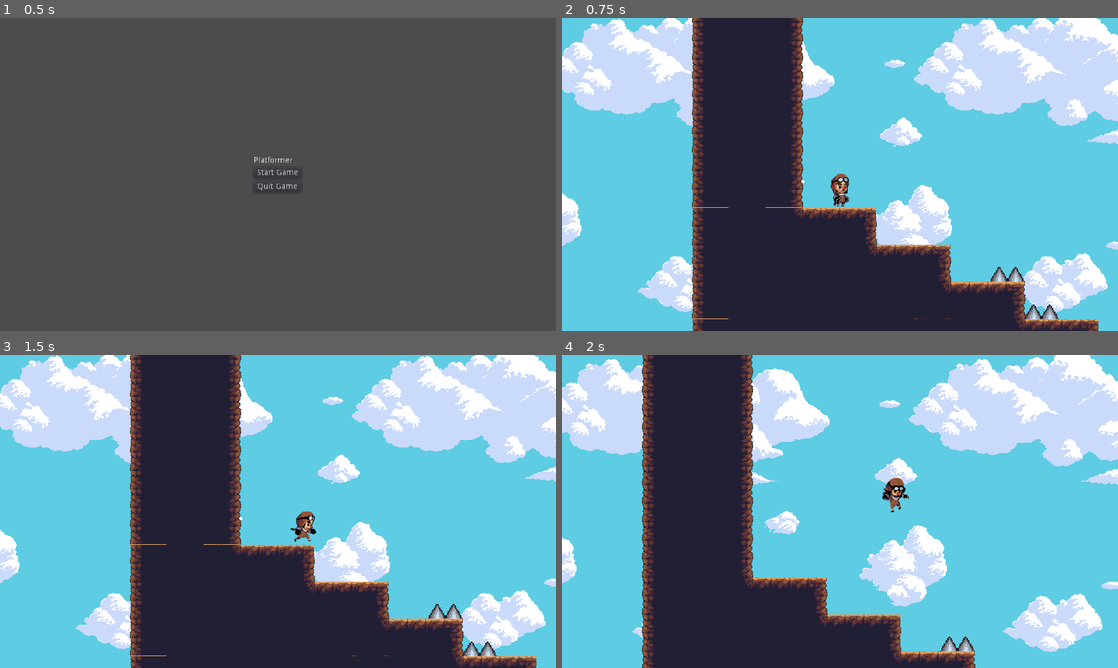
Above: before the commit, frames 1-4 (two rows, left to right).
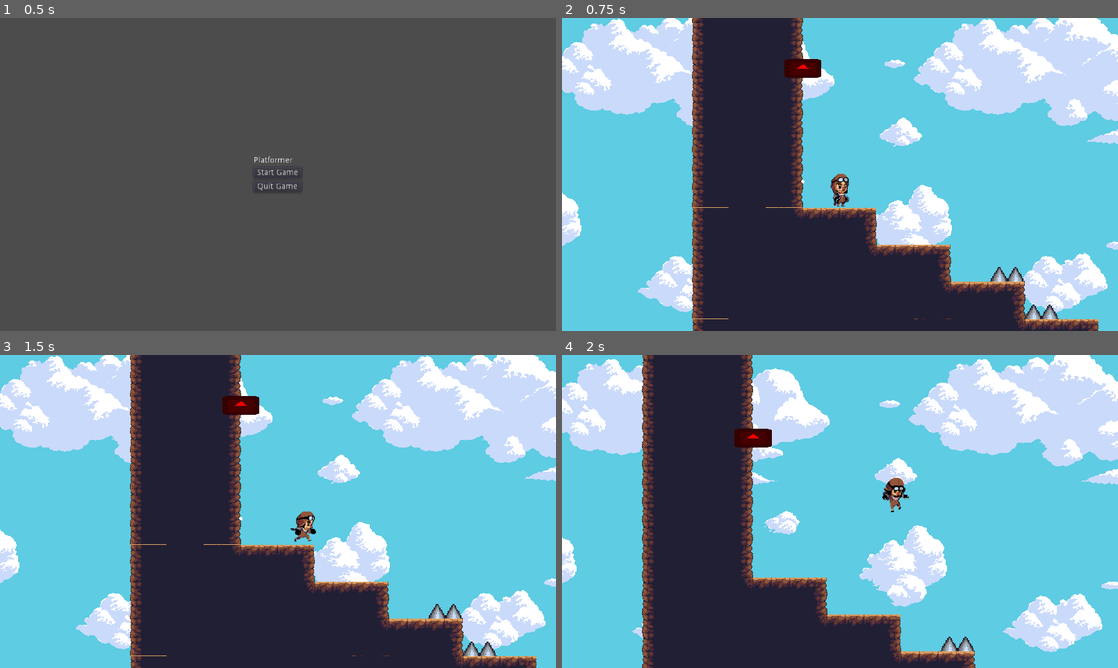
Above: after the commit, the same moments.

Repository: keshava1/defused
Game: Godot game, scene res://StartMenu.tscn
Two runs of this game, one before a commit and one after it. Both use one fixed random seed, a clock stepped at 60 frames per second and the inputs below. The engine's default icon, where the game draws it, is replaced by a stand-in: a white triangle on a blue panel in a dark square.
Inputs:
- Up to frame 1 (0.5 s): no input
- Up to frame 2 (0.75 s): click "Start Game" at 0.5 s
- Up to frame 3 (1.5 s): tap Enter at 1.25 s; hold Right (ui_right) from 1.28 s (still down)
- Up to frame 4 (2 s): keep holding Right (ui_right); tap Up (ui_up) at 1.52 s

Frame 1 is identical in both runs. In frame 2, 0.4% of the frame differs, in the area x 40-47%, y 13-20%; in frame 3, 0.4%; in frame 4, 0.4%, in the area x 31-38%, y 23-30%.

Commit message:
commit 2

Diff:
--- a/Project 1 Platformer Git/KinematicBody2D.gd
+++ b/Project 1 Platformer Git/KinematicBody2D.gd
@@ -11,11 +11,12 @@
 var motion = Vector2()
 var wallJump = 400
 var jumpWall = 400
+#var soup = 5
 
 # Did this get to github?
 # Called every frame. 'delta' is the elapsed time since the previous frame.
 func _physics_process(delta):
-
+	#print(soup)
 	motion.y += GRAVITY
 	var friction = false
 
--- a/Project 1 Platformer Git/Spike.gd
+++ b/Project 1 Platformer Git/Spike.gd
@@ -12,4 +12,5 @@
 
 func _on_Spike_body_entered(body):
 	if(body.name == "Player"):
+		#PlayerScript.soup += 1
 		get_tree().reload_current_scene()
--- a/Project 1 Platformer Git/World.tscn
+++ b/Project 1 Platformer Git/World.tscn
@@ -1,9 +1,13 @@
-[gd_scene load_steps=5 format=2]
+[gd_scene load_steps=7 format=2]
 
 [ext_resource path="res://Player.tscn" type="PackedScene" id=1]
 [ext_resource path="res://WorldComplete.tscn" type="PackedScene" id=2]
 [ext_resource path="res://DirtAutoTile2.tres" type="TileSet" id=3]
 [ext_resource path="res://Spike.tscn" type="PackedScene" id=4]
+[ext_resource path="res://icon.png" type="Texture" id=5]
+
+[sub_resource type="RectangleShape2D" id=1]
+extents = Vector2( 32, 16 )
 
 [node name="World" type="Node"]
 
@@ -20,80 +24,92 @@
 format = 1
 tile_data = PoolIntArray( -196611, 0, 1, -196610, 0, 65536, -196609, 0, 2, -131075, 0, 131073, -131074, 0, 196619, -131 …(1800 unchanged characters)…
 
-[node name="Node2D" type="Node2D" parent="."]
+[node name="Spikes" type="Node2D" parent="."]
 
-[node name="Spike" parent="Node2D" instance=ExtResource( 4 )]
+[node name="Spike" parent="Spikes" instance=ExtResource( 4 )]
 position = Vector2( 367, 370 )
 
-[node name="Spike2" parent="Node2D" instance=ExtResource( 4 )]
+[node name="Spike2" parent="Spikes" instance=ExtResource( 4 )]
 position = Vector2( 339, 370 )
 
-[node name="Spike3" parent="Node2D" instance=ExtResource( 4 )]
+[node name="Spike3" parent="Spikes" instance=ExtResource( 4 )]
 position = Vector2( 398, 435 )
 
-[node name="Spike4" parent="Node2D" instance=ExtResource( 4 )]
+[node name="Spike4" parent="Spikes" instance=ExtResource( 4 )]
 position = Vector2( 426, 435 )
 
-[node name="Spike5" parent="Node2D" instance=ExtResource( 4 )]
+[node name="Spike5" parent="Spikes" instance=ExtResource( 4 )]
 position = Vector2( 947, 368 )
 rotation = -1.5708
 
-[node name="Spike6" parent="Node2D" instance=ExtResource( 4 )]
+[node name="Spike6" parent="Spikes" instance=ExtResource( 4 )]
 position = Vector2( 947, 339 )
 rotation = -1.5708
 
-[node name="Spike9" parent="Node2D" instance=ExtResource( 4 )]
+[node name="Spike9" parent="Spikes" instance=ExtResource( 4 )]
 position = Vector2( 1141, 306 )
 rotation = -1.5708
 
-[node name="Spike10" parent="Node2D" instance=ExtResource( 4 )]
+[node name="Spike10" parent="Spikes" instance=ExtResource( 4 )]
 position = Vector2( 1141, 277 )
 rotation = -1.5708
 
-[node name="Spike11" parent="Node2D" instance=ExtResource( 4 )]
+[node name="Spike11" parent="Spikes" instance=ExtResource( 4 )]
 position = Vector2( 1331, 237 )
 rotation = -1.5708
 
-[node name="Spike12" parent="Node2D" instance=ExtResource( 4 )]
+[node name="Spike12" parent="Spikes" instance=ExtResource( 4 )]
 position = Vector2( 1331, 208 )
 rotation = -1.5708
 
-[node name="Spike13" parent="Node2D" instance=ExtResource( 4 )]
+[node name="Spike13" parent="Spikes" instance=ExtResource( 4 )]
 position = Vector2( 1523, 174 )
 rotation = -1.5708
 
-[node name="Spike14" parent="Node2D" instance=ExtResource( 4 )]
+[node name="Spike14" parent="Spikes" instance=ExtResource( 4 )]
 position = Vector2( 1523, 145 )
 rotation = -1.5708
 
-[node name="Spike7" parent="Node2D" instance=ExtResource( 4 )]
+[node name="Spike7" parent="Spikes" instance=ExtResource( 4 )]
 position = Vector2( 1101, 368 )
 rotation = 1.5708
 
-[node name="Spike8" parent="Node2D" instance=ExtResource( 4 )]
+[node name="Spike8" parent="Spikes" instance=ExtResource( 4 )]
 position = Vector2( 1101, 339 )
 rotation = 1.5708
 
-[node name="Spike15" parent="Node2D" instance=ExtResource( 4 )]
+[node name="Spike15" parent="Spikes" instance=ExtResource( 4 )]
 position = Vector2( 1293, 302 )
 rotation = 1.5708
 
-[node name="Spike16" parent="Node2D" instance=ExtResource( 4 )]
+[node name="Spike16" parent="Spikes" instance=ExtResource( 4 )]
 position = Vector2( 1293, 273 )
 rotation = 1.5708
 
-[node name="Spike17" parent="Node2D" instance=ExtResource( 4 )]
+[node name="Spike17" parent="Spikes" instance=ExtResource( 4 )]
 position = Vector2( 1486, 237 )
 rotation = 1.5708
 
-[node name="Spike18" parent="Node2D" instance=ExtResource( 4 )]
+[node name="Spike18" parent="Spikes" instance=ExtResource( 4 )]
 position = Vector2( 1486, 208 )
 rotation = 1.5708
 
-[node name="Spike19" parent="Node2D" instance=ExtResource( 4 )]
+[node name="Spike19" parent="Spikes" instance=ExtResource( 4 )]
 position = Vector2( 1676, 174 )
 rotation = 1.5708
 
-[node name="Spike20" parent="Node2D" instance=ExtResource( 4 )]
+[node name="Spike20" parent="Spikes" instance=ExtResource( 4 )]
 position = Vector2( 1676, 145 )
 rotation = 1.5708
+
+[node name="Spring" type="Area2D" parent="."]
+
+[node name="Sprite" type="Sprite" parent="Spring"]
+modulate = Color( 1, 0, 0, 1 )
+position = Vector2( 0, 16 )
+scale = Vector2( 1, 0.5 )
+texture = ExtResource( 5 )
+
+[node name="CollisionShape2D" type="CollisionShape2D" parent="Spring"]
+position = Vector2( 0, 16 )
+shape = SubResource( 1 )
Not shown, changed: Project 1 Platformer Git/icon.png.import
